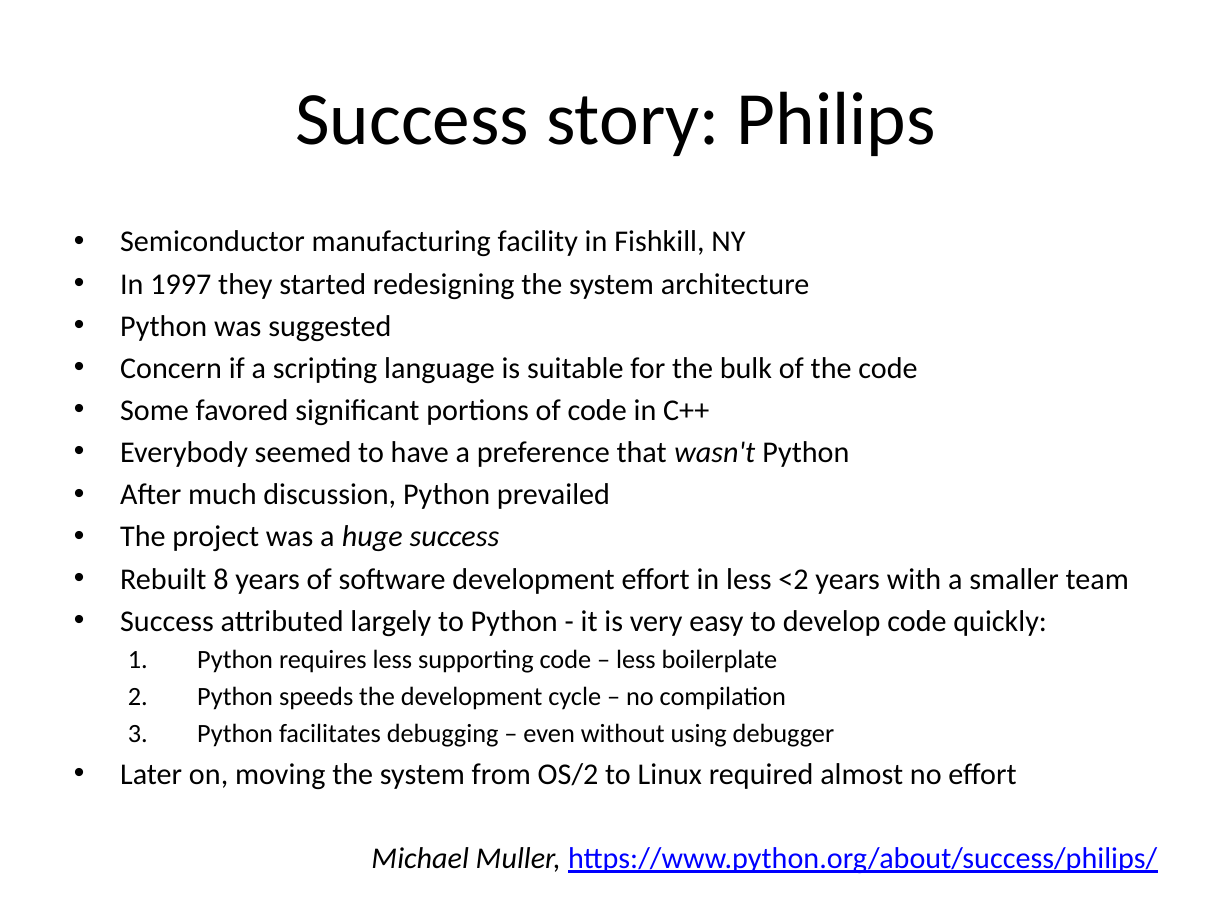
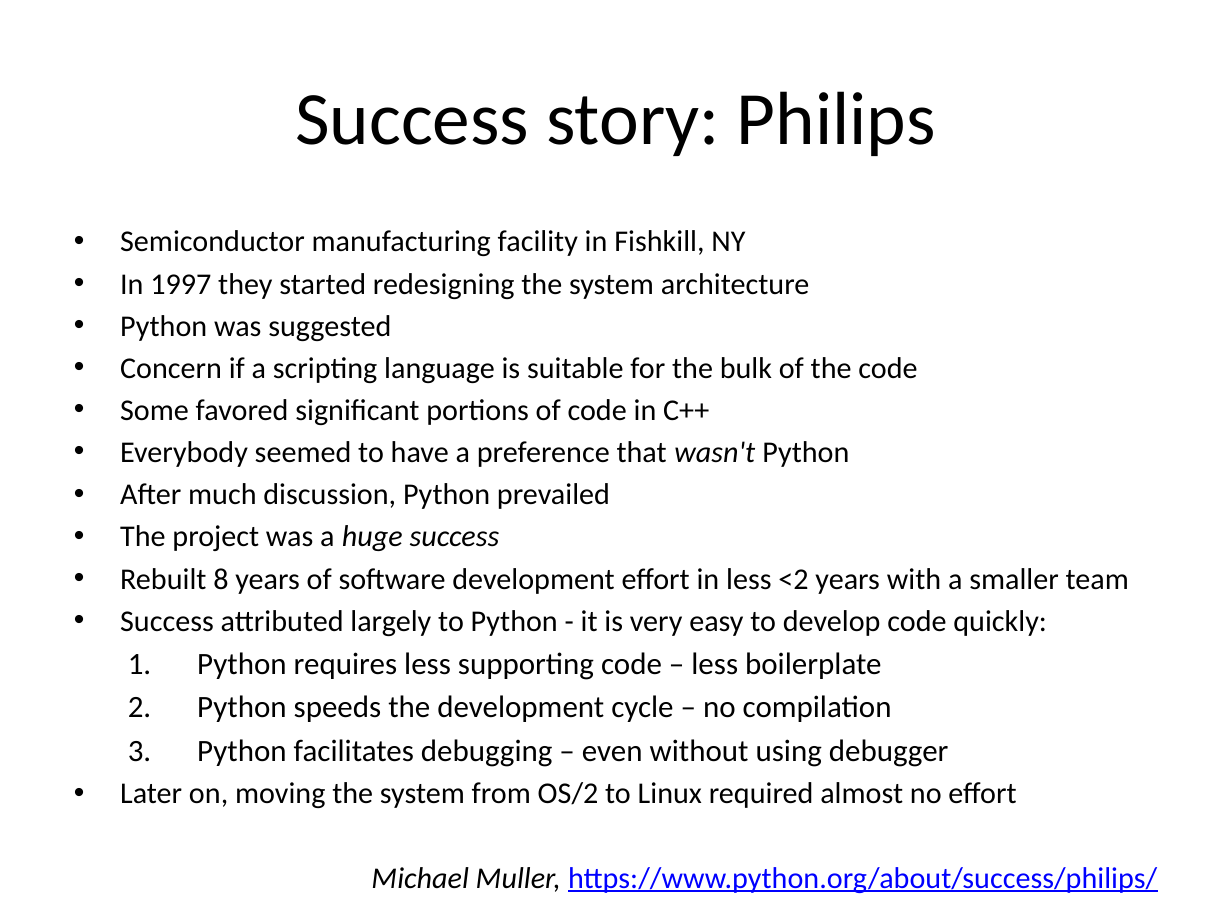
Before and after one commit to yoavram/Py4Eng, a slide deck: slide 20 of docs/Introduction to Python.pptx. Drawn at 1232x924 pixels with LibreOffice and Linux fonts; fonts in the diff are those of the drawing. Boxes give left, top, right and bottom in pixels: in the first picture for what was removed or moved away, otherwise in the second. Text is boxed around its words. In the diff, an @@ line names an element or a change of style, - is before the commit and + after.

```diff
--- a/docs/Introduction to Python.pptx
+++ b/docs/Introduction to Python.pptx
@@ text at box(197, 652, 949, 767): size 15.4 to 18.2 pt in "Python requires less supporting code – less ...", "Python speeds the development cycle – no ...", "Python facilitates debugging – even without using ..." @@
```
Also in this commit, not shown: 4 other slides changed, 1 slide added.
